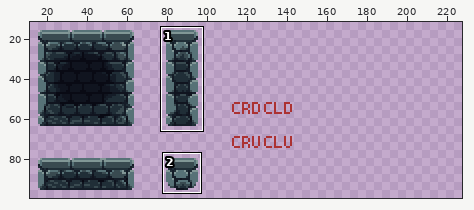
Edited in one commit: pixel-art file (aseprite/Block_Atlas_Brouillon.aseprite). Above, an overview of the earlier version with the close-up marked.
Close-up. Before:
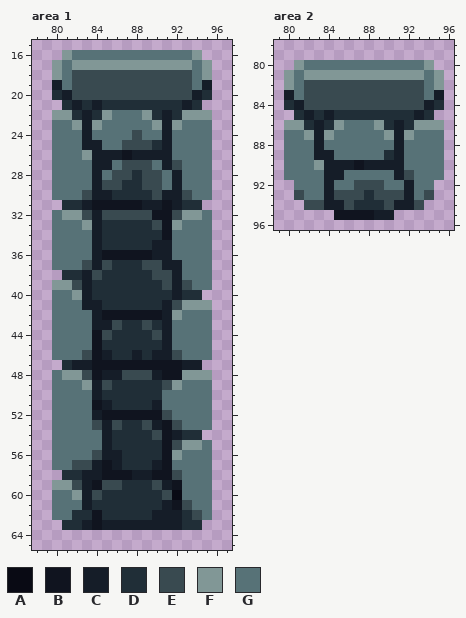
256x256 pixels, 1 frame. Shown: area 1: x 78..97, y 15..65; area 2: x 79..96, y 78..96. The old version is drawn lined up with the new one. The wide view leaves out empty margins. The commit also changed other parts of the picture, which this record leaves out.
Palette (. is transparent): A #090a14  B #10141f  C #151d28  D #202e37  E #394a50  F #819796  G #577277
Pixels before, area 1, first column x 80:
16 .FGGGGGGGGGGGGF.
17 FGFFFFFFFFFFFFGF
18 FGEEEEEEEEEEEEGF
19 CGEEEEEEEEEEEEGC
20 DCEEEEEEEEEEEECD
21 .DCDCDDDDDDDDCD.
22 FFDCDFGGGFDCDFFF
23 GGFCFGGGGGFCFGGG
24 GGGCGGGGEGGCGGGG
25 GGGCCGGEEEDCGGGG
26 GGGFCCCBCCCCGGGG
27 GGGGCCGEEEGCEGGG
28 GGGGCGEEDEEGCGGG
29 GGGGCEEDDEEGCGGG
30 GGGECCDDDDECCEGG
31 .DDCBBBBBCCBCDD.
32 GFFECEEEEEBBEFFG
33 GGGFCDDDDDEBFGGG
34 GGGGCDDDDDDBGGGG
35 GGGGCDDDDDCCGGGG
36 GGGGCBBBBBCCGGGG
37 GGGECEDDDEECCGGG
38 .DDCEDDDDDEECGGG
39 FFECDDDDDDDECEGG
40 GGFCDDDDDDDDCDD.
41 GGGCCDDDDDDCEFFF
42 GGGGCBBBBBBCFGGG
43 GGGGCCEDDEDCGGGG
44 GGGGBEDDDDECGGGG
45 GGGGBDDDDDDCGGGG
46 GGGEBCDDCDCCEGGG
47 .DCCBBBBBBBBBCC.
48 GFFEBCCEEECBBFFF
49 GGGFCEDDDDDEFGGG
50 GGGGCDDDDDDGGGGG
51 GGGGBCDDDDCGGGGG
52 GGGGCBBBBBBEGGGG
53 GGGGECEDDECBEGGG
54 GGGGGCDDDDEBCDD.
55 GGGGGCDDDDDBEFFG
56 GGGGECCDDDDBFGGG
57 GGEECBCDDDCBGGGG
58 .DDCCBBBCCBBEGGG
59 FFECBEEDDDECBGGG
60 GGFCEDDDDDDEAGGG
61 GGGCDDDDDDDCBEGG
62 GGDDBDDDDDCCCDEG
63 .DDCBCCCCCCCCDD.
Pixels before, area 2, first column x 80:
80 .FGGGGGGGGGGGGF.
81 FGFFFFFFFFFFFFGF
82 FGEEEEEEEEEEEEGF
83 CGEEEEEEEEEEEEGC
84 DCEEEEEEEEEEEECD
85 .DCDCDDDDDDDDCD.
86 FFDCDFGGGFDCDFFF
87 GGFCFGGGGGFCFGGG
88 GGGCGGGGGGGCGGGG
89 GGGCCGGGGGDCGGGG
90 GGGFCCCBCCCCGGGG
91 GGGGCCGGGGGCEGGG
92 .GGGCGGEEEGGCGG.
93 .EGGCEEEDEEECGE.
94 ..EECCEDDDECCE..
95 .....BBBBCC.....
Once edited:
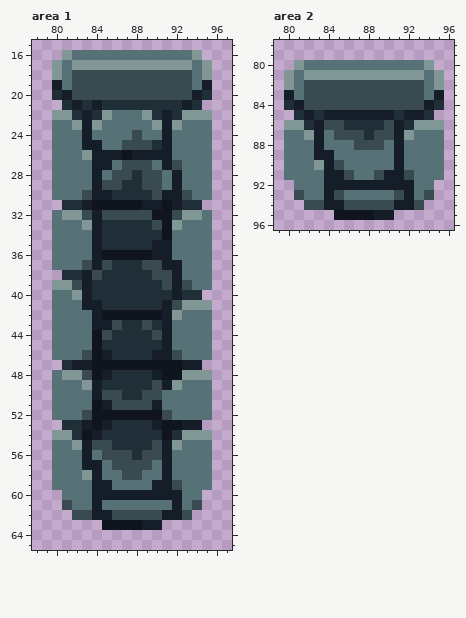
The exact change:
drawings rearranged on the sheet (the old picture shows each at its new place; 3 dropped ones are not shown)
Area 1:
y 46: x 88 C -> D
y 48: x 86..89 CEEE -> DDDD
y 49: x 85 E -> D; x 90..91 DE -> EC
y 50: x 85..86 DD -> EE; x 89..90 DD -> EE
y 51: x 86..89 DDDD -> EEEE
y 52: x 83..84 GC -> EB
y 53: x 80..84 GGGGE -> .DDCB; x 86 E -> D; x 89 E -> D; x 92..95 EGGG -> BCC.
y 54: x 80..85 GGGGGC -> FFDBCD; x 90 E -> D; x 92..95 CDD. -> DFFF
y 55: x 82..85 GGGC -> FCEE; x 90..94 DBEFF -> ECFGG
y 56: x 83..87 GECCD -> CGEEE; x 89..92 DDBF -> EECG
y 57: x 82..83 EE -> GC; x 85..91 BCDDDCB -> GEEEEGC
y 58: x 80..83 .DDC -> GGGF; x 85..92 BBBCCBBE -> GGEEGGCG
y 59: x 80..90 FFECBEEDDDE -> GGGGCCGGGGC; x 92 B -> E
y 60: x 80 G -> .; x 82..92 FCEDDDDDDEA -> GGCCCCCCCCC; x 95 G -> .
y 61: x 80..81 GG -> .E; x 83..95 CDDDDDDDCBEGG -> GCGGGGGGGCGE.
y 62: x 80..90 GGDDBDDDDDC -> ..EECCEEEEE; x 93..95 DEG -> E..
y 63: x 81..88 DDCBCCCC -> ....BBBB; x 91..94 CCDD -> ....
Area 2:
y 85: x 85..90 DDDDDD -> CCCCCC; x 92 D -> C
y 86: x 84..90 DFGGGFD -> EEDDDDE
y 87: x 84..90 FGGGGGF -> GEEEDEE
y 88: x 87..89 GGG -> EEE
y 89: x 90 D -> G
y 90: x 85..90 CCBCCC -> EGGGGG
y 91: x 86 G -> E; x 89..90 GG -> EC
y 92: x 85..91 GGEEEGG -> CCCCCCC
y 93: x 86..90 EEDEE -> GGGGG
y 94: x 87..89 DDD -> EEE
